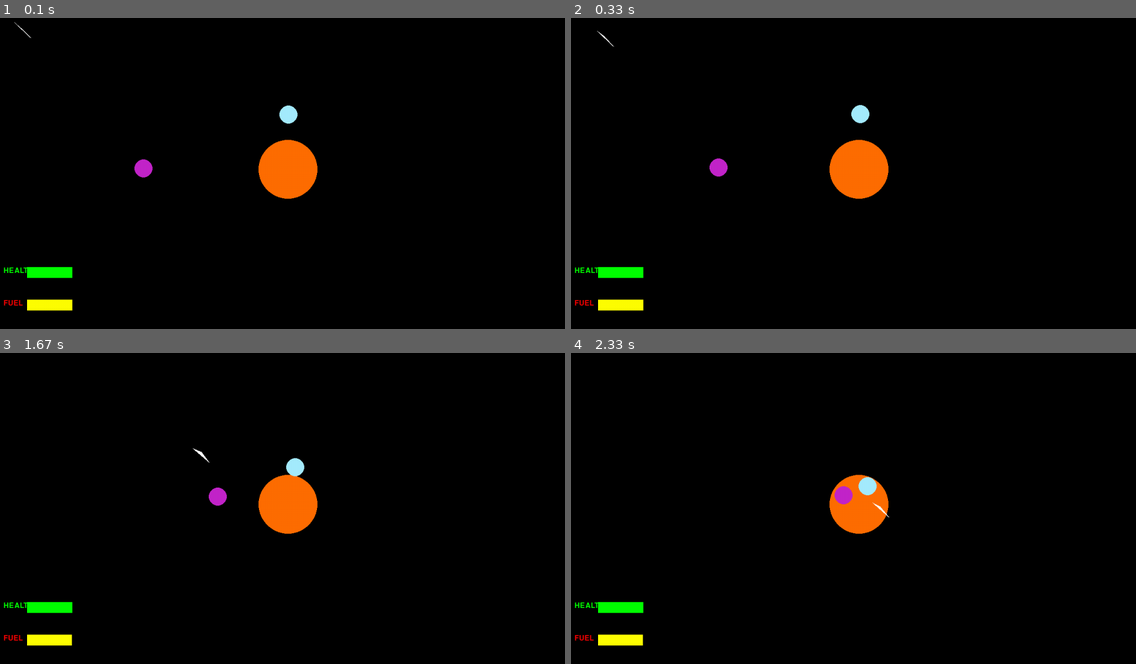
Above: before the commit, frames 1-4 (two rows, left to right).
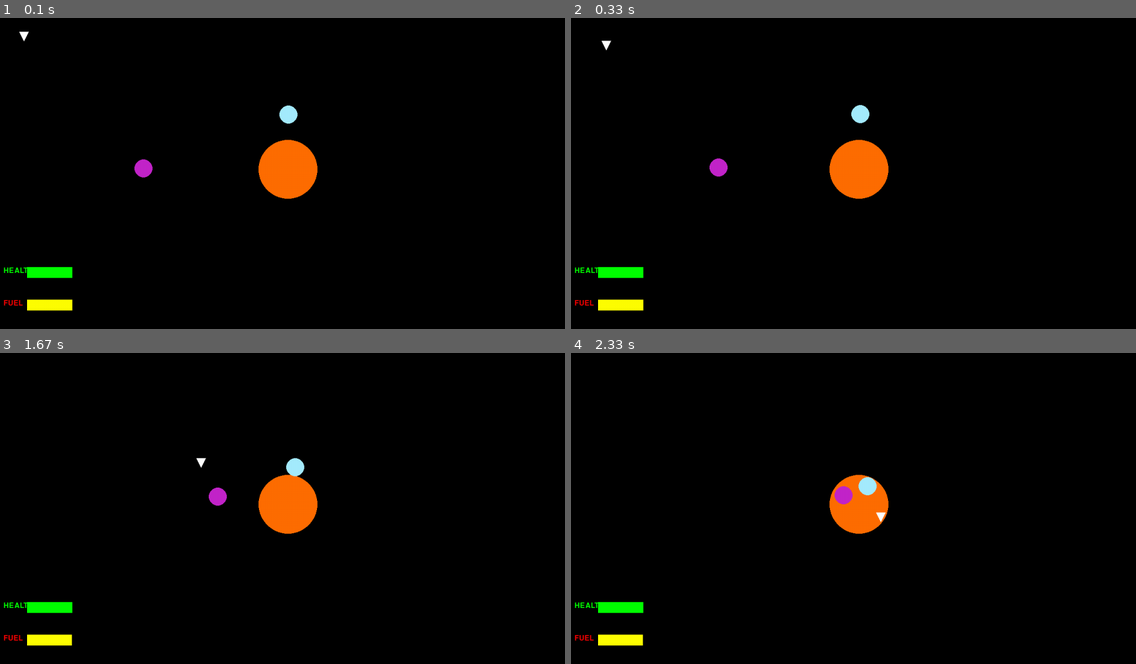
Above: after the commit, the same moments.

Repository: JoelWester/pygames
Game: pygame game, started from SpaceGame.py
Two runs of this game, one before a commit and one after it. Both use one fixed random seed, a clock stepped at 60 frames per second and the inputs below.
Inputs:
- Up to frame 1 (0.1 s): no input
- Up to frame 2 (0.33 s): no input
- Up to frame 3 (1.67 s): hold D 0.33-0.8 s; hold W 0.83-1.13 s; hold D 1.17-1.63 s
- Up to frame 4 (2.33 s): hold A 1.67-2.2 s; hold S from 2.23 s (still down)

The runs differ from the first frame. In frame 1, less than 0.1% of the frame differs, in the area x 2-6%, y 1-8%; in frame 2, less than 0.1%; in frame 3, less than 0.1%, in the area x 34-38%, y 30-37%; in frame 4, less than 0.1%.

Commit message:
changed ship polygon to static triangle

Diff:
--- a/SpaceGame.py
+++ b/SpaceGame.py
@@ -58,10 +58,8 @@
 def from_centre(x,y):
     return (centre[0]-x,centre[1]-y)
 
-def ship_polygon(pos, vel):
-    x = unit_vector(vel)
-    normal = unit_vector((math.pow(x[0],-1)*-1, math.pow(x[1],-1)*-1))
-    return (pos[0]+x[0]*20, pos[1]+x[1]*20.0),  (pos[0]+((-0.5*x[0])+normal[0])*20.0, pos[1]+((-0.5*x[1])+normal[1])*20.0), (pos[0]-((-0.5*x[0])-normal[0])*20.0, pos[1]-((-0.5*x[1])-normal[1])*20.0)
+def ship_polygon(pos):
+    return (pos[0], pos[1]+20.0),  (pos[0]+10, pos[1]), (pos[0]-10, pos[1])
 
 def render():
     screen.fill((0, 0, 0))
@@ -71,7 +69,7 @@
     for planet in planets:
         pygame.draw.circle(screen, planet.color, planet.position, 20)
     #Draw ship
-    polygon = ship_polygon(ship.position, ship.velocity)
+    polygon = ship_polygon(ship.position)
     pygame.draw.polygon(screen, ship.color, polygon, 0)
 
     #Fuel
